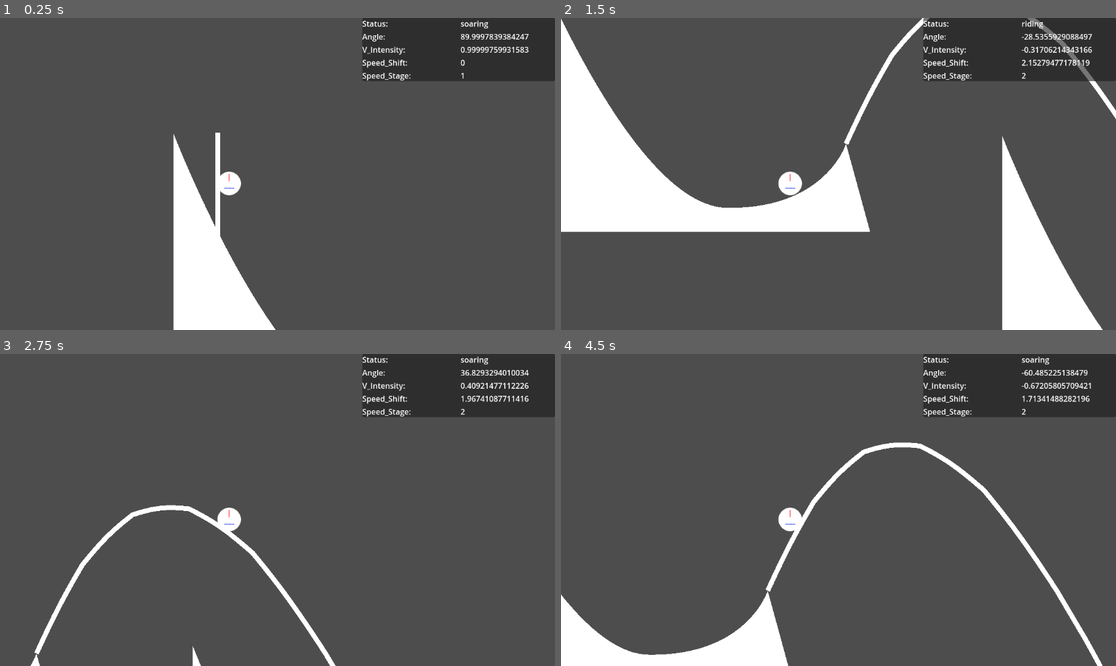
Above: before the commit, frames 1-4 (two rows, left to right).
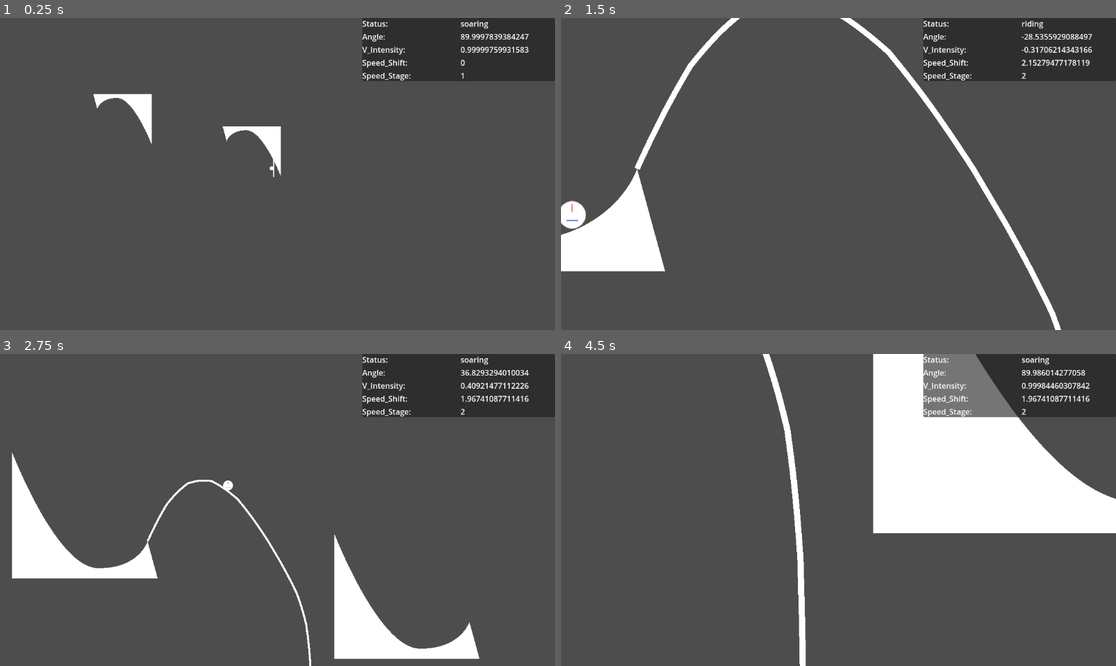
Above: after the commit, the same moments.

Repository: LettucePie/gwj-62-harvest
Game: Godot game, scene res://testing/test_zone.tscn
Two runs of this game, one before a commit and one after it. Both use one fixed random seed, a clock stepped at 60 frames per second and the inputs below.
Inputs:
- Up to frame 1 (0.25 s): no input
- Up to frame 2 (1.5 s): hold Up (ui_up) 0.53-1.28 s; hold Down (ui_down) from 1.28 s (still down)
- Up to frame 3 (2.75 s): release Down (ui_down) at 2.03 s; hold Up (ui_up) from 2.03 s (still down)
- Up to frame 4 (4.5 s): release Up (ui_up) at 3.53 s; hold Down (ui_down) from 3.53 s (still down)

The runs differ from the first frame. In frame 1, 7.0% of the frame differs, in the area x 16-51%, y 24-100%; in frame 2, 20%; in frame 3, 8.4%; in frame 4, 24%, in the area x 0-100%, y 0-100%.

Commit message:
Camera Scaling is now insane

Diff:
--- a/gameplay/Camera2D.gd
+++ b/gameplay/Camera2D.gd
@@ -1,31 +1,71 @@
 extends Camera2D
 
+@export var player : Player = null
 @export var player_vis : Node2D = null
 var watching_gap : bool = false
 var found_ramps = []
+var top_left : Vector2i
+var bottom_right : Vector2i
 
 # Called when the node enters the scene tree for the first time.
 func _ready():
+	if player == null:
+		player = get_tree().get_nodes_in_group("player")[0]
 	if player_vis == null:
 		player_vis = get_parent().get_node("player_visual")
+	get_viewport().connect("size_changed", framing)
+	framing()
 
 
-# Called every frame. 'delta' is the elapsed time since the previous frame.
+func framing():
+	print("CameraFraming")
+	var size = get_window().size
+	bottom_right = size / 2
+	top_left = bottom_right * -1.0
+	$lookahead.position = Vector2(bottom_right.x, 0.0)
+
+
 func _physics_process(delta):
 	if player_vis != null:
-		var offset_pos = player_vis.get_position()
-		offset_pos += Vector2(100, -20)
-		self.position = offset_pos
-#	self.position = self.position.lerp(offset_pos, delta)
+		var offset_pos = player.position
+		var offset_zoom = Vector2.ONE
+		if watching_gap:
+			var ramp_center = Vector2.ZERO
+			for ramp in found_ramps:
+				ramp_center += ramp.position
+			ramp_center.x = ramp_center.x / found_ramps.size()
+			ramp_center.y = ramp_center.y / found_ramps.size()
+			offset_pos = offset_pos.lerp(ramp_center, 0.5)
+			## Scaling
+			var boundary_magnitude = (bottom_right * 2).length()
+			var dist = player.position.distance_to(ramp_center)
+			var max_zoom = 2.0
+			if dist > boundary_magnitude:
+				max_zoom = 3.0
+				if dist > boundary_magnitude * 2.0:
+					max_zoom = 4.0
+			var percent = dist * (max_zoom - 1)  / boundary_magnitude * max_zoom
+			offset_zoom = Vector2.ONE * lerp(1.0 / max_zoom - 1, 1.0 / max_zoom, percent)
+		else:
+			offset_pos.x += bottom_right.x * 0.5
+			var upper_y = offset_pos.y + (top_left.y * 0.5)
+			var lower_y = offset_pos.y + (bottom_right.y * 0.5)
+			offset_pos.y = lerp(upper_y, lower_y, (player.vert_intensity + 1.0 / 2.0))
+		self.position = self.position.lerp(offset_pos, 0.15)
+		zoom = zoom.lerp(offset_zoom, 0.15)
+#		print(player.position, " | ", offset_pos)
 
 
 func _on_lookahead_area_entered(area):
-	if area.is_in_group("ramp") and !found_ramps.has(area):
-		found_ramps.append(area)
-		print("Ramp Found Ahead: ", area.get_parent().name)
+	if area.is_in_group("ramp") and !found_ramps.has(area.get_parent()):
+		found_ramps.append(area.get_parent())
+		print("Watching Gap")
+		watching_gap = true
 
 
-func rescale_camera():
-	print("TODO: Rescale camera to fit players current ramp and all ramps in found_ramps")
-	print("Clear found_ramps when player lands")
-	print("Smooth Lerped transitions")
+func _on_lookahead_area_exited(area):
+	if found_ramps.has(area.get_parent()):
+		found_ramps.erase(area.get_parent())
+		if found_ramps.size() <= 0:
+			print("Watching Player")
+			watching_gap = false
--- a/gameplay/camera_2d.tscn
+++ b/gameplay/camera_2d.tscn
@@ -3,16 +3,18 @@
 [ext_resource type="Script" path="res://gameplay/Camera2D.gd" id="1_sa7x3"]
 
 [sub_resource type="RectangleShape2D" id="RectangleShape2D_3jjvm"]
-size = Vector2(885, 2552)
+size = Vector2(1047, 2552)
 
 [node name="Camera2D" type="Camera2D"]
+editor_draw_drag_margin = true
 script = ExtResource("1_sa7x3")
 
 [node name="lookahead" type="Area2D" parent="."]
 position = Vector2(824, 4)
 
 [node name="CollisionShape2D" type="CollisionShape2D" parent="lookahead"]
-position = Vector2(318.5, 7)
+position = Vector2(399.5, 7)
 shape = SubResource("RectangleShape2D_3jjvm")
 
 [connection signal="area_entered" from="lookahead" to="." method="_on_lookahead_area_entered"]
+[connection signal="area_exited" from="lookahead" to="." method="_on_lookahead_area_exited"]
--- a/gameplay/player_follow.gd
+++ b/gameplay/player_follow.gd
@@ -2,6 +2,7 @@
 
 class_name Player
 
+signal landed(ramp)
 signal launch_curve(curve)
 signal parent_launch(node)
 
@@ -58,6 +59,7 @@
 	print("Landing")
 	current_ramp.adopt_player(self)
 	progress = landing_progress
+	emit_signal("landed", current_ramp)
 
 
 func riding(deltatime):
--- a/levels/ramps/ramp_path.gd
+++ b/levels/ramps/ramp_path.gd
@@ -69,5 +69,9 @@
 	launch_vector = inner_point.direction_to(end_point)
 
 
+func get_ramp_start_position():
+	return baked_points[0]
+
+
 func get_ramp_final_position():
 	return baked_points[baked_points.size() - 1]
--- a/levels/stage_path.tscn
+++ b/levels/stage_path.tscn
@@ -15,7 +15,7 @@
 position = Vector2(40, 43)
 
 [node name="path2" parent="." instance=ExtResource("2_1hcjy")]
-position = Vector2(1036, 467)
+position = Vector2(1639, 443)
 
 [node name="launch" parent="." instance=ExtResource("4_lwpcm")]
 
